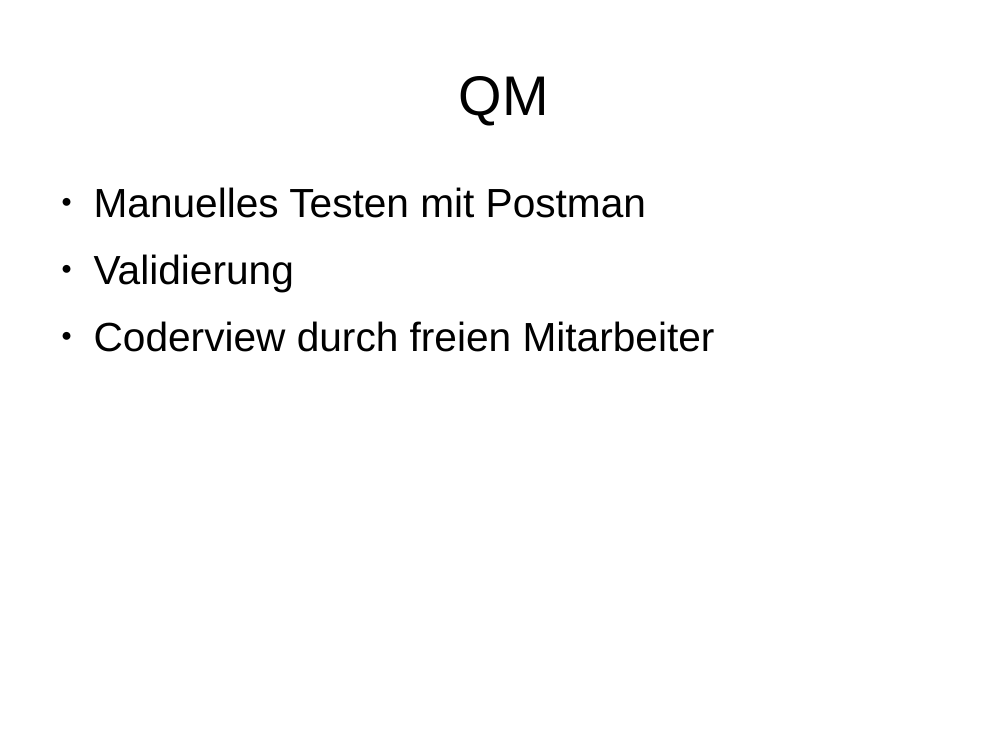
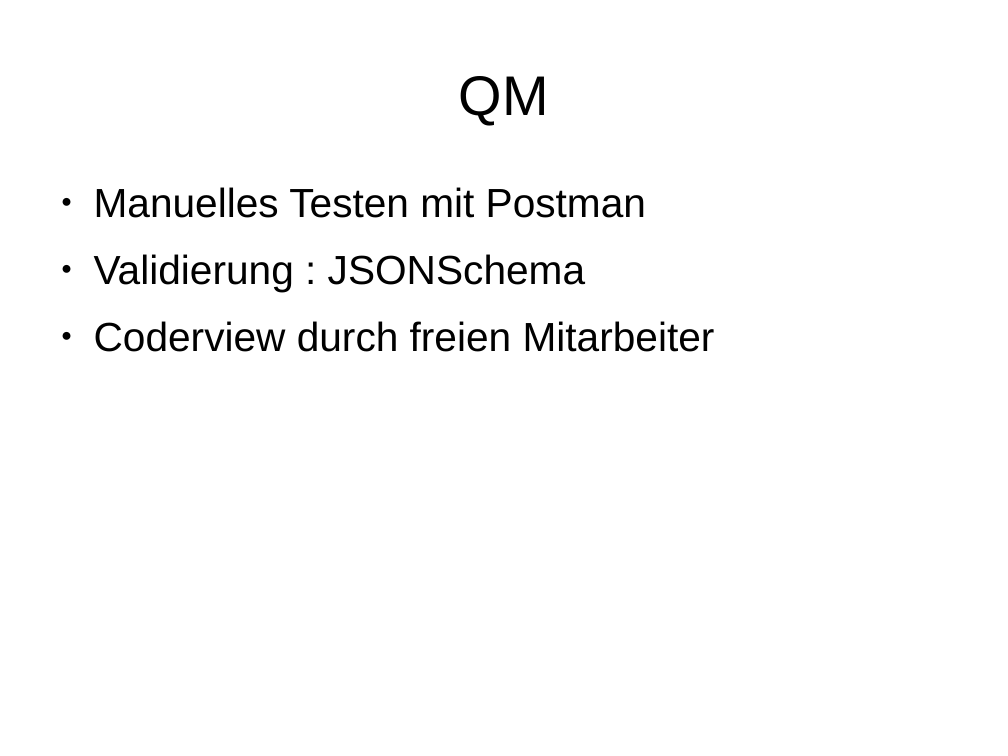
Before and after one commit to janhelmle/weiterbildung_fachinformatiker_ihk_projektantrag, a slide deck: slide 12 of praesentation/presentation_v1.odp. Drawn at 1008x756 pixels with LibreOffice and Linux fonts; fonts in the diff are those of the drawing. Boxes give left, top, right and bottom in pixels: in the first picture for what was removed or moved away, otherwise in the second. Text is boxed around its words. In the diff, an @@ line names an element or a change of style, - is before the commit and + after.

```diff
--- a/praesentation/presentation_v1.odp
+++ b/praesentation/presentation_v1.odp
@@ text at [94,254,585,292]: text changed @@
-● Validierung
+● Validierung : JSONSchema
```
Also in this commit, not shown: 3 other slides changed.
